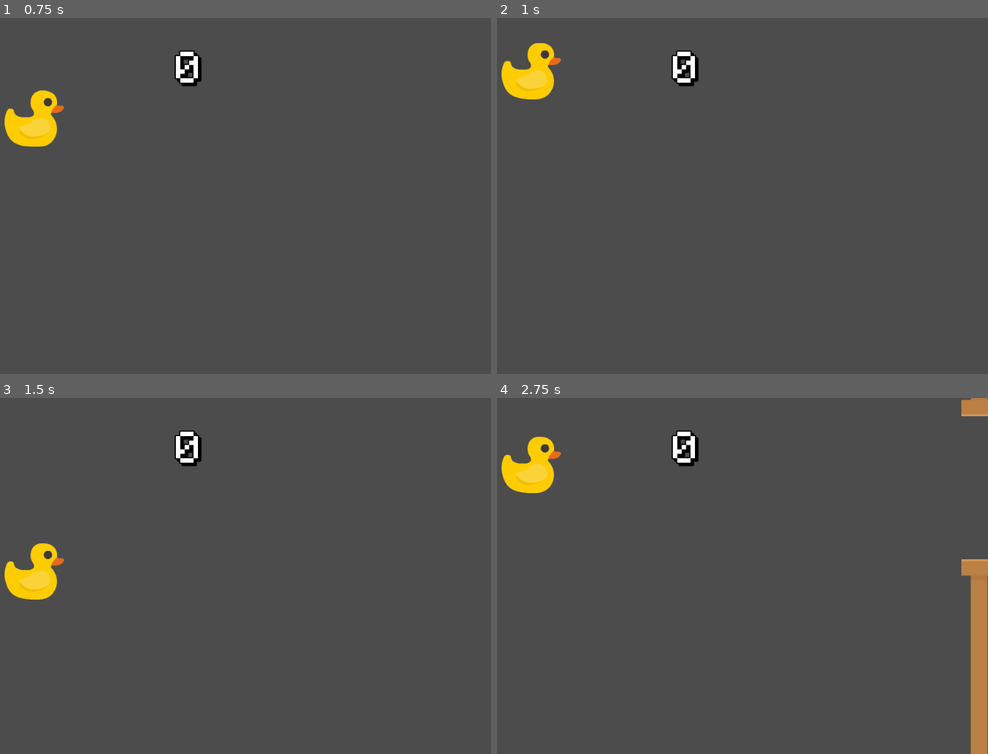
Above: before the commit, frames 1-4 (two rows, left to right).
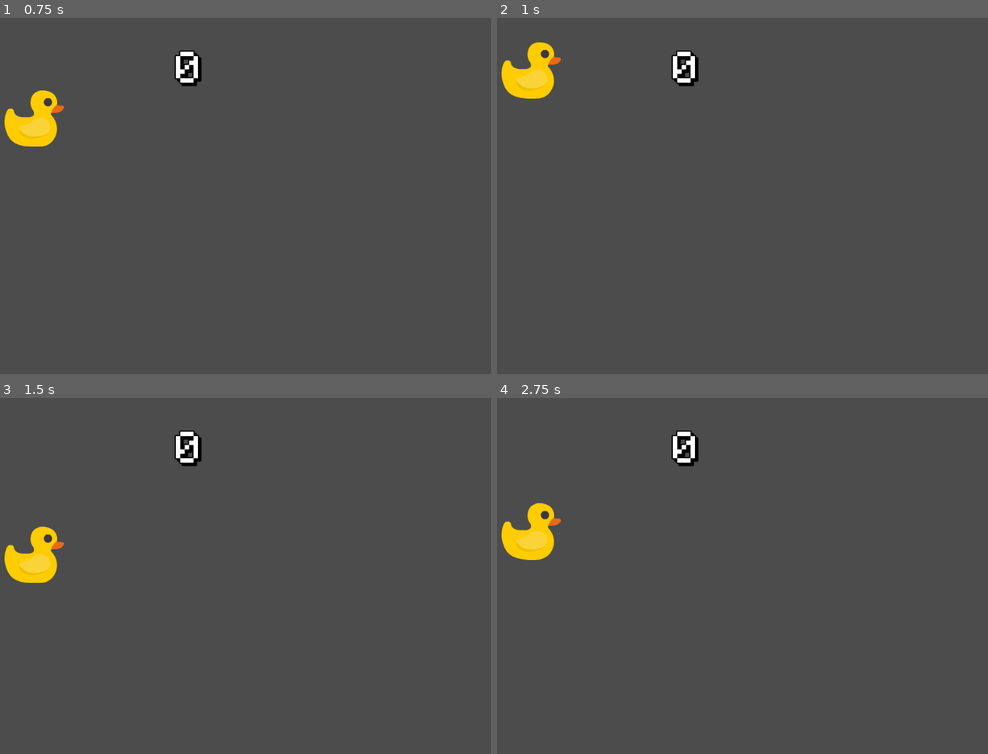
Above: after the commit, the same moments.

Repository: maakcode/Glappy-Bird
Game: Godot game, scene res://Stage.tscn
The game is run twice, just before and just after one commit, with the same random seed, the same clock (stepped at 60 frames per second) and the same inputs.
Inputs (mouse positions are in pixels of both pictures, inside the frame that each line leads up to):
- Up to frame 1 (0.75 s): tap Enter (ui_accept) at 0.5 s; move the mouse to (319, 178) at 0.52 s; tap Space at 0.6 s; click (319, 178) at 0.67 s
- Up to frame 2 (1 s): tap Enter (ui_accept) at 0.77, 0.8 s
- Up to frame 3 (1.5 s): tap Enter (ui_accept) at 1.07, 1.35 s; move the mouse to (63, 593) at 1.27 s; click (63, 593) at 1.42 s
- Up to frame 4 (2.75 s): tap Enter (ui_accept) at 1.52, 1.82, 2.3 s; tap Space at 1.55, 2.1 s; move the mouse to (742, 497) at 2.02 s; click (742, 497) at 2.17 s

Frame 1 is identical in both runs. In frame 2, 0.1% of the frame differs, in the area x 0-14%, y 6-23%; in frame 3, 1.4%; in frame 4, 4.7%, in the area x 0-100%, y 0-100%.

Commit message:
fix: Fix issue for touch events not being handled on mobile devices

Diff:
--- a/Duck.gd
+++ b/Duck.gd
@@ -4,13 +4,27 @@
 export var jump_speed: float = 500
 
 var v = Vector2()
-
+var is_jump_pressed: bool = false
 
 func _physics_process(delta: float) -> void:
 	v.y += gravity * delta
-	if $'Jump Timer'.is_stopped() and Input.is_action_just_pressed('ui_accept'): jump(delta)
+	if $'Jump Timer'.is_stopped() and is_jump_pressed:
+		jump(delta)
+		is_jump_pressed = false
 
 	position.y += v.y * delta
+
+
+func _unhandled_input(event: InputEvent) -> void:
+	if !is_jump_pressed and event is InputEventScreenTouch and event.pressed:
+		is_jump_pressed = true
+
+
+func _unhandled_key_input(event: InputEventKey) -> void:
+	if !is_jump_pressed and event is InputEventKey and (event.scancode == KEY_SPACE or event.scancode == KEY_ENTER):
+		if !event.pressed or event.echo: return
+
+		is_jump_pressed = true
 
 
 func jump(delta: float) -> void:
--- a/project.godot
+++ b/project.godot
@@ -75,6 +75,10 @@
 "events": [  ]
 }
 
+[input_devices]
+
+pointing/emulate_touch_from_mouse=true
+
 [layer_names]
 
 2d_render/layer_1="Duck"
Not shown, changed: docs/index.html
Not shown, changed: docs/index.pck
